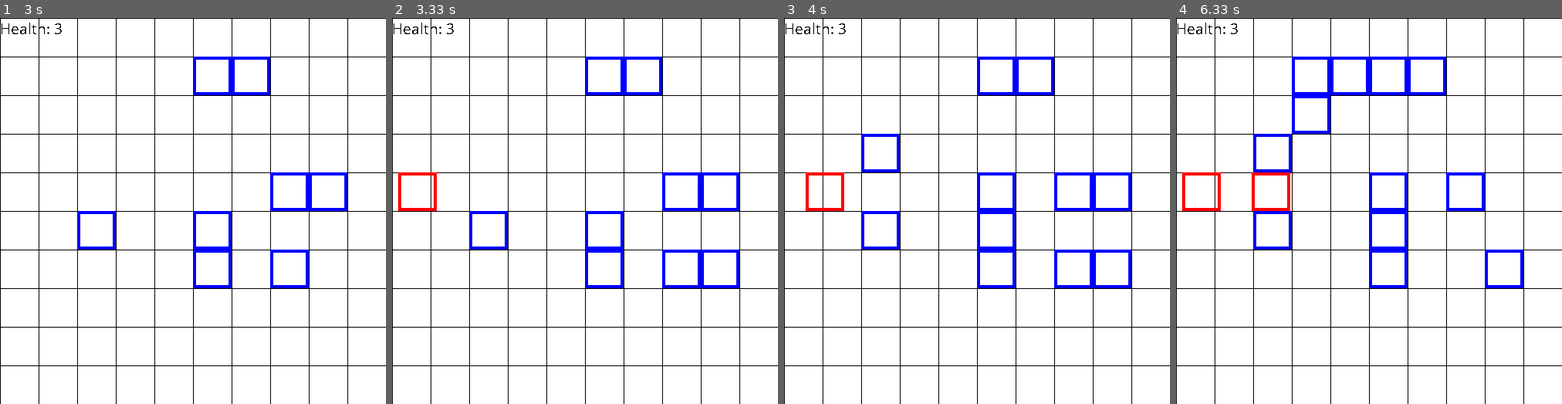
Above: before the commit, frames 1-4 (left to right).
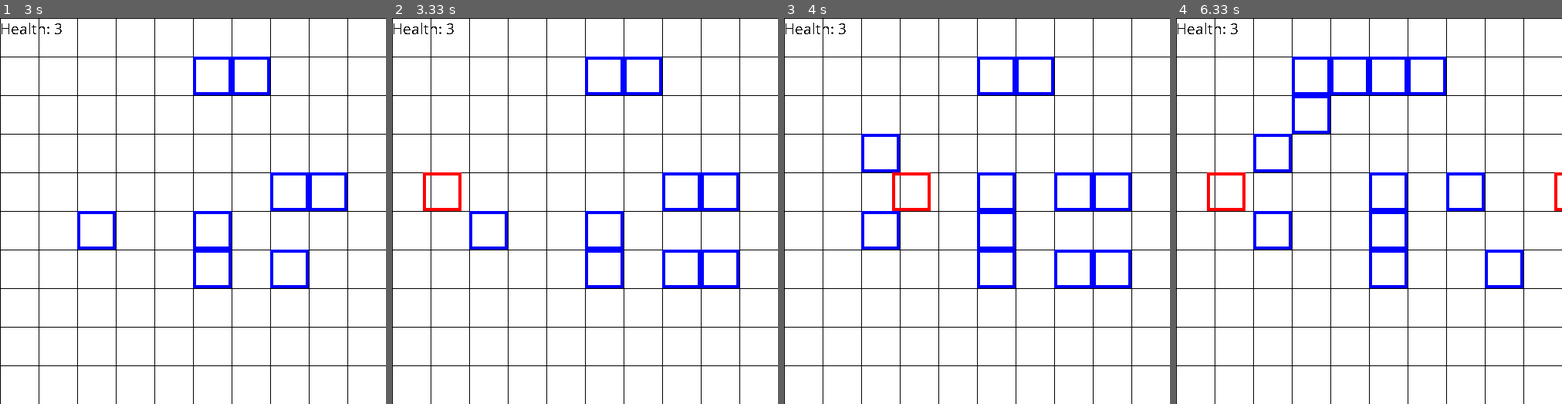
Above: after the commit, the same moments.

Repository: randompast/Tower-Defense-pygame
Game: pygame game, started from main.py
The game is run twice, just before and just after one commit, with the same random seed, the same clock (stepped at 60 frames per second) and the same inputs.
Inputs (mouse positions are in pixels of both pictures, inside the frame that each line leads up to):
- Up to frame 1 (3 s): click (193, 211) at 0.38 s; click (100, 214) at 0.72 s; click (250, 75) at 1.05 s; click (200, 79) at 1.38 s; click (196, 253) at 1.72 s; click (293, 272) at 2.05 s; click (293, 176) at 2.38 s; click (331, 180) at 2.72 s
- Up to frame 2 (3.33 s): click (720, 288) at 3.05 s
- Up to frame 3 (4 s): click (992, 195) at 3.38 s; click (892, 141) at 3.72 s
- Up to frame 4 (6.33 s): click (1473, 253) at 4.05 s; click (1307, 83) at 4.38 s; click (1504, 207) at 4.72 s; click (1295, 118) at 5.05 s; click (1345, 95) at 5.38 s; click (1396, 149) at 5.72 s; click (1403, 145) at 6.05 s

Frame 1 is identical in both runs. In frame 2, 0.5% of the frame differs, in the area x 1-18%, y 40-50%; in frame 3, 0.6%; in frame 4, 0.9%, in the area x 1-100%, y 40-50%.

Commit message:
fixes bug with enemies getting through and depleting player health

Diff:
--- a/enemy.py
+++ b/enemy.py
@@ -13,7 +13,7 @@
         pygame.draw.rect(pyg['DISPLAYSURF'], pyg['RED'], self.pos + pyg['SIZE'], 4)
 
     def update(self, pyg):
-        self.pos = [self.pos[0]+1, self.pos[1]]
+        self.pos = [self.pos[0]+5, self.pos[1]]
         if self.pos[0] > pyg['SCREENSIZE'][0] :
             self.touchdown = True
             print('enemies are getting through!!!')
--- a/gameloop.py
+++ b/gameloop.py
@@ -22,8 +22,9 @@
             pyg['enemies'].append(e)
         event_handler(pyg)
         for e in pyg['enemies']:
-            e.draw(pyg)
-            e.update(pyg)
+            if e.touchdown == False:
+                e.draw(pyg)
+                e.update(pyg)
         for i, tower in enumerate(pyg['towers']):
             tower.draw(pyg)
         pyg['FramePerSec'].tick(pyg['FPS'])
